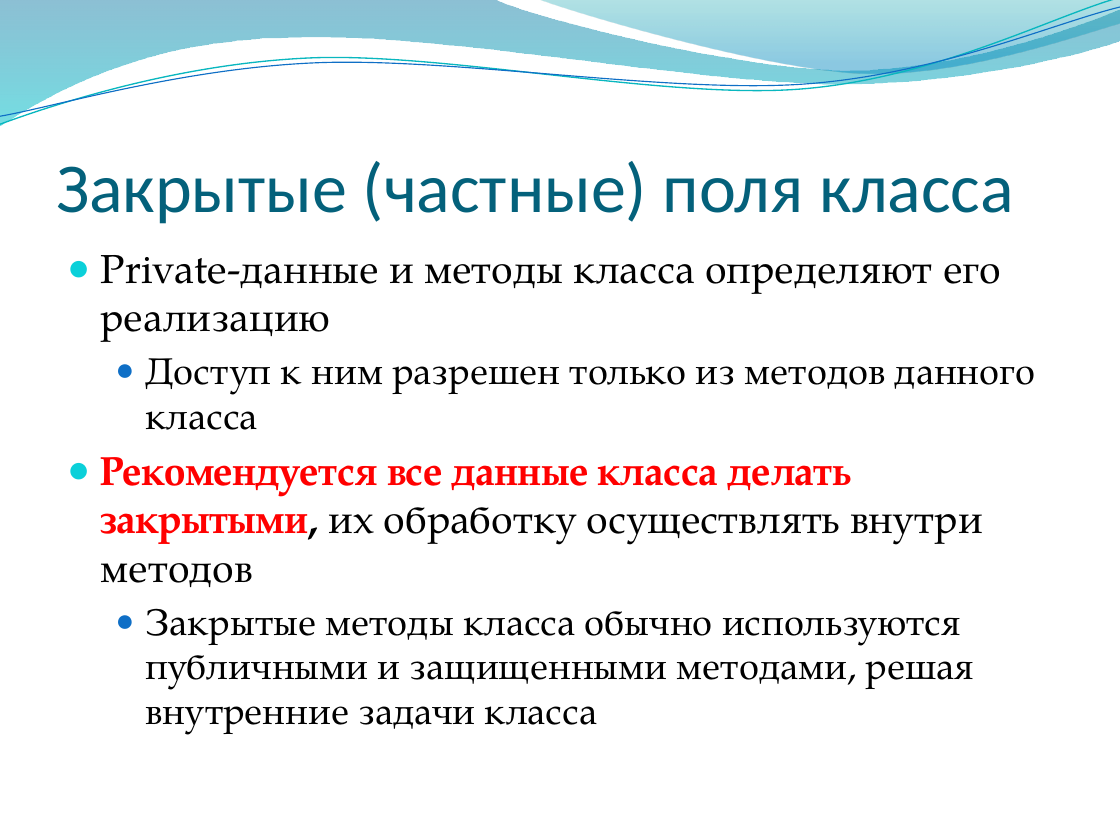
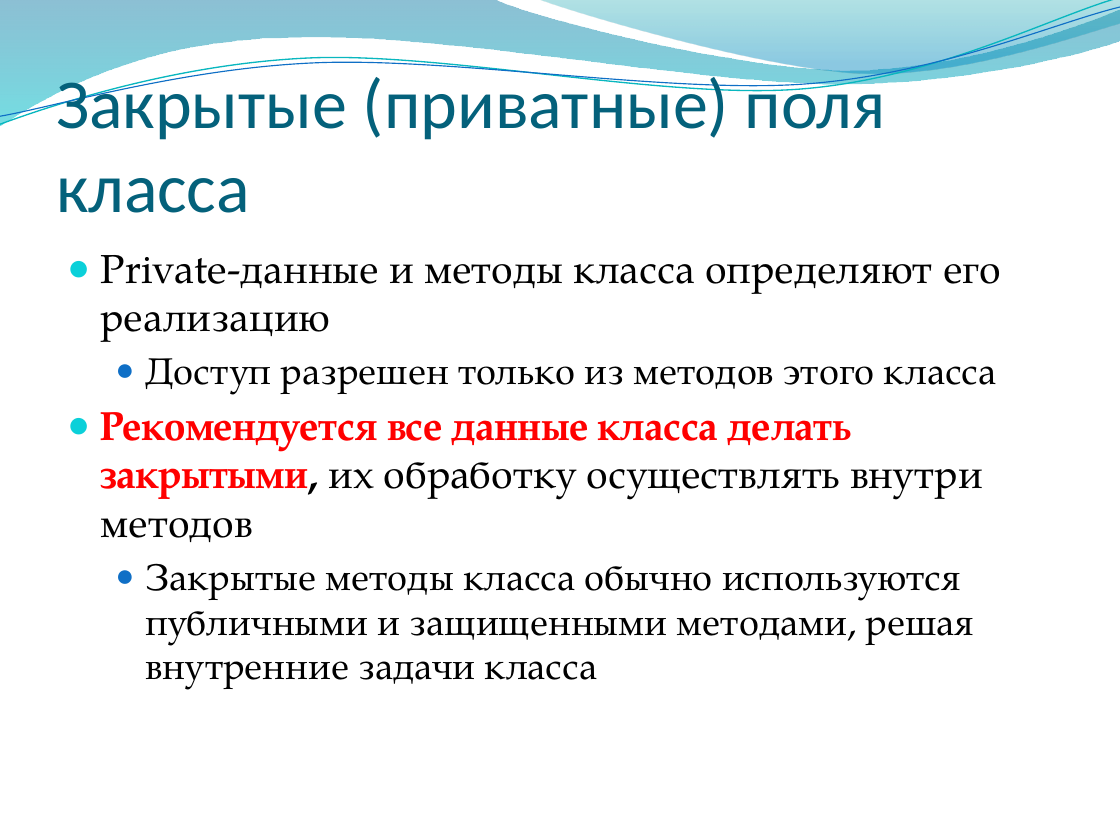
Before and after one commit to alexey-malov/oop, a slide deck: slide 27 of lectures/02/Основы ООП.pptx (slide 26 before the commit). Drawn at 1120x840 pixels with LibreOffice and Linux fonts; fonts in the diff are those of the drawing; background and template pictures are left out. Boxes give left, top, right and bottom in pixels: in the first picture for what was removed or moved away, otherwise in the second. Text is boxed around its words. In the diff, an @@ line names an element or a change of style, - is before the commit and + after.

```diff
--- a/lectures/02/Основы ООП.pptx
+++ b/lectures/02/Основы ООП.pptx
@@ title at (56, 70, 886, 213): text changed @@
-Закрытые (частные) поля класса
+Закрытые (приватные) поля класса
@@ text at (146, 358, 996, 394): text changed @@
-  ● Доступ к ним разрешен только из методов данного класса
+  ● Доступ разрешен только из методов этого класса
```
Also in this commit, not shown: 8 other slides changed, 1 slide added, 1 other file.
